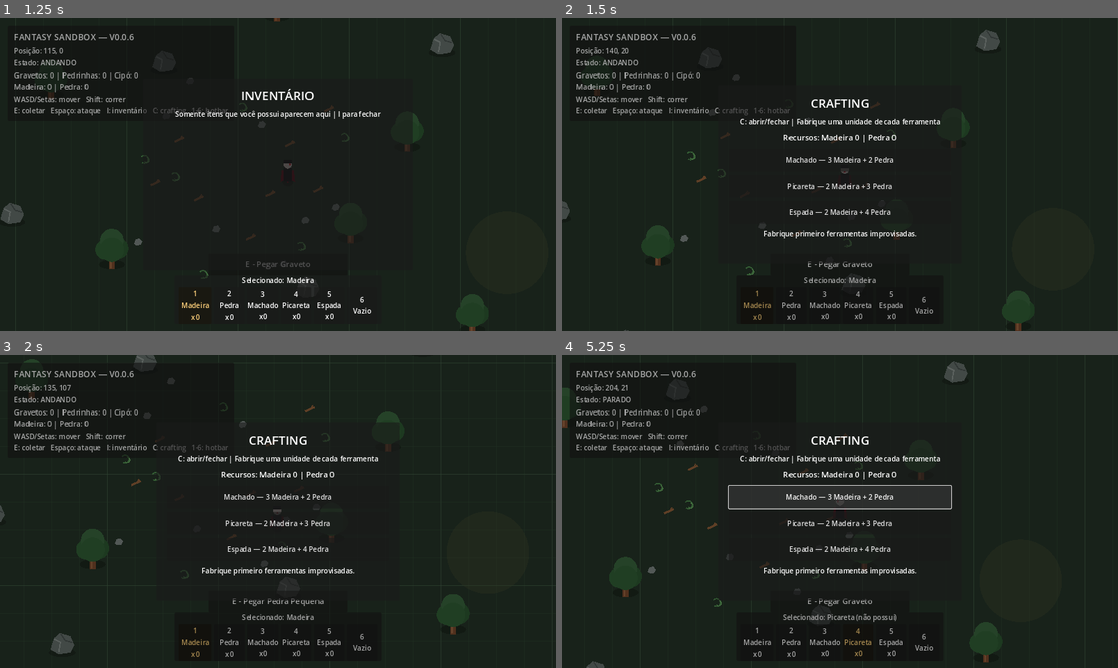
Above: before the commit, frames 1-4 (two rows, left to right).
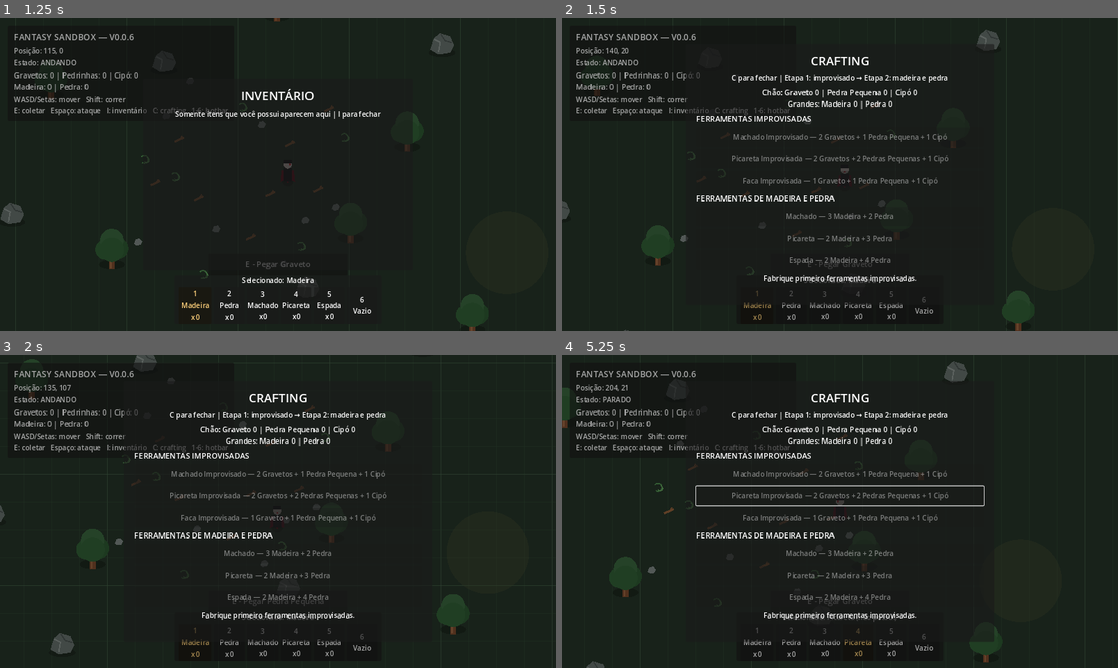
Above: after the commit, the same moments.

Repository: janduyankiingles-ops/Fantasy-Sandbox
Game: Godot game, scene res://scenes/main.tscn
The game is run twice, just before and just after one commit, with the same random seed, the same clock (stepped at 60 frames per second) and the same inputs.
Inputs (mouse positions are in pixels of both pictures, inside the frame that each line leads up to):
- Up to frame 1 (1.25 s): tap Enter at 0.5 s; hold D from 0.53 s (still down); tap I at 0.6 s; tap Space at 0.77 s
- Up to frame 2 (1.5 s): release D at 1.28 s; hold S from 1.28 s (still down); tap C at 1.35 s
- Up to frame 3 (2 s): keep holding S; tap Space at 1.52 s
- Up to frame 4 (5.25 s): release S at 2.03 s; hold D 2.03-2.78 s; tap 1 at 2.1 s; hold W 2.78-3.53 s; tap 2 at 2.85 s; tap Space at 3.02, 3.77, 4.52 s; hold A 3.53-5 s; tap 3 at 3.6 s; tap 4 at 4.35 s; click (840, 495) at 5 s, where only the run before the commit has a clickable "Machado — 3 Madeira + 2 Pedra"

Frame 1 is identical in both runs. In frame 2, 4.4% of the frame differs, in the area x 22-78%, y 8-92%; in frame 3, 4.4%; in frame 4, 5.0%, in the area x 22-76%, y 8-92%.
Error before the commit: Invalid access to property or key 'pressed' on a base object of type 'null instance'. (res://scripts/crafting_ui.gd:28)
Error after the commit: Invalid call to function 'refresh_inventory (via call)' in base 'Control (inventory_ui.gd)'. Expected 1 arguments. (res://scripts/main.gd:102)

Commit message:
v0.0.7: show two-stage crafting menu

Diff:
--- a/scenes/crafting_ui.tscn
+++ b/scenes/crafting_ui.tscn
@@ -30,23 +30,23 @@
 anchor_top = 0.5
 anchor_right = 0.5
 anchor_bottom = 0.5
-offset_left = -280.0
-offset_top = -205.0
-offset_right = 280.0
-offset_bottom = 205.0
+offset_left = -355.0
+offset_top = -300.0
+offset_right = 355.0
+offset_bottom = 300.0
 grow_horizontal = 2
 grow_vertical = 2
 
 [node name="Margin" type="MarginContainer" parent="CraftingPanel"]
 layout_mode = 2
 theme_override_constants/margin_left = 24
-theme_override_constants/margin_top = 20
+theme_override_constants/margin_top = 18
 theme_override_constants/margin_right = 24
-theme_override_constants/margin_bottom = 20
+theme_override_constants/margin_bottom = 18
 
 [node name="VBox" type="VBoxContainer" parent="CraftingPanel/Margin"]
 layout_mode = 2
-theme_override_constants/separation = 12
+theme_override_constants/separation = 9
 
 [node name="Title" type="Label" parent="CraftingPanel/Margin/VBox"]
 layout_mode = 2
@@ -56,35 +56,60 @@
 
 [node name="Hint" type="Label" parent="CraftingPanel/Margin/VBox"]
 layout_mode = 2
-text = "C: abrir/fechar | Fabrique uma unidade de cada ferramenta"
+text = "C para fechar | Etapa 1: improvisado → Etapa 2: madeira e pedra"
 horizontal_alignment = 1
 
 [node name="Resources" type="Label" parent="CraftingPanel/Margin/VBox"]
 layout_mode = 2
-theme_override_font_sizes/font_size = 18
-text = "Recursos: Madeira 0 | Pedra 0"
+theme_override_font_sizes/font_size = 17
+text = "Chão: Graveto 0 | Pedra Pequena 0 | Cipó 0\nGrandes: Madeira 0 | Pedra 0"
 horizontal_alignment = 1
 
 [node name="Recipes" type="VBoxContainer" parent="CraftingPanel/Margin/VBox"]
 layout_mode = 2
-theme_override_constants/separation = 8
+theme_override_constants/separation = 6
+
+[node name="PrimitiveTitle" type="Label" parent="CraftingPanel/Margin/VBox/Recipes"]
+layout_mode = 2
+theme_override_font_sizes/font_size = 18
+text = "FERRAMENTAS IMPROVISADAS"
+
+[node name="ImprovisedAxeButton" type="Button" parent="CraftingPanel/Margin/VBox/Recipes"]
+layout_mode = 2
+custom_minimum_size = Vector2(0, 44)
+text = "Machado Improvisado"
+
+[node name="ImprovisedPickaxeButton" type="Button" parent="CraftingPanel/Margin/VBox/Recipes"]
+layout_mode = 2
+custom_minimum_size = Vector2(0, 44)
+text = "Picareta Improvisada"
+
+[node name="ImprovisedKnifeButton" type="Button" parent="CraftingPanel/Margin/VBox/Recipes"]
+layout_mode = 2
+custom_minimum_size = Vector2(0, 44)
+text = "Faca Improvisada"
+
+[node name="StoneTitle" type="Label" parent="CraftingPanel/Margin/VBox/Recipes"]
+layout_mode = 2
+theme_override_font_sizes/font_size = 18
+text = "FERRAMENTAS DE MADEIRA E PEDRA"
 
 [node name="AxeButton" type="Button" parent="CraftingPanel/Margin/VBox/Recipes"]
 layout_mode = 2
-custom_minimum_size = Vector2(0, 52)
-text = "Machado — 3 Madeira + 2 Pedra"
+custom_minimum_size = Vector2(0, 44)
+text = "Machado"
 
 [node name="PickaxeButton" type="Button" parent="CraftingPanel/Margin/VBox/Recipes"]
 layout_mode = 2
-custom_minimum_size = Vector2(0, 52)
-text = "Picareta — 2 Madeira + 3 Pedra"
+custom_minimum_size = Vector2(0, 44)
+text = "Picareta"
 
 [node name="SwordButton" type="Button" parent="CraftingPanel/Margin/VBox/Recipes"]
 layout_mode = 2
-custom_minimum_size = Vector2(0, 52)
-text = "Espada — 2 Madeira + 4 Pedra"
+custom_minimum_size = Vector2(0, 44)
+text = "Espada"
 
 [node name="Status" type="Label" parent="CraftingPanel/Margin/VBox"]
 layout_mode = 2
-text = "Escolha uma receita."
+text = "Fabrique primeiro ferramentas improvisadas."
 horizontal_alignment = 1
